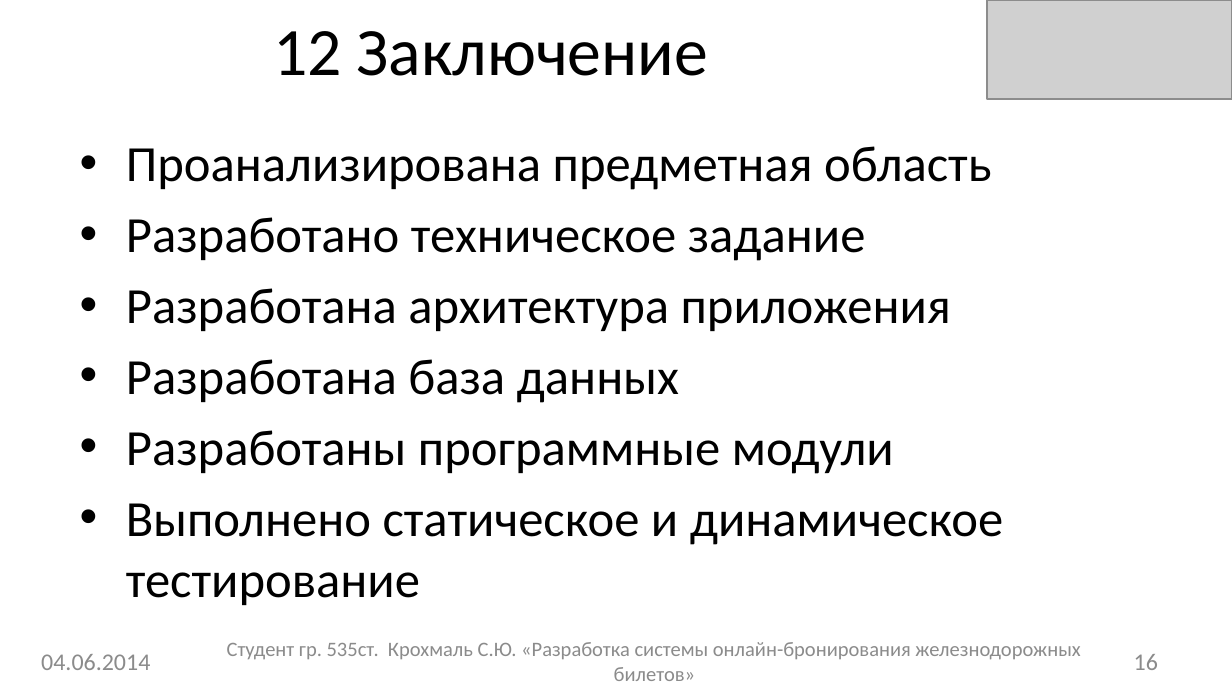
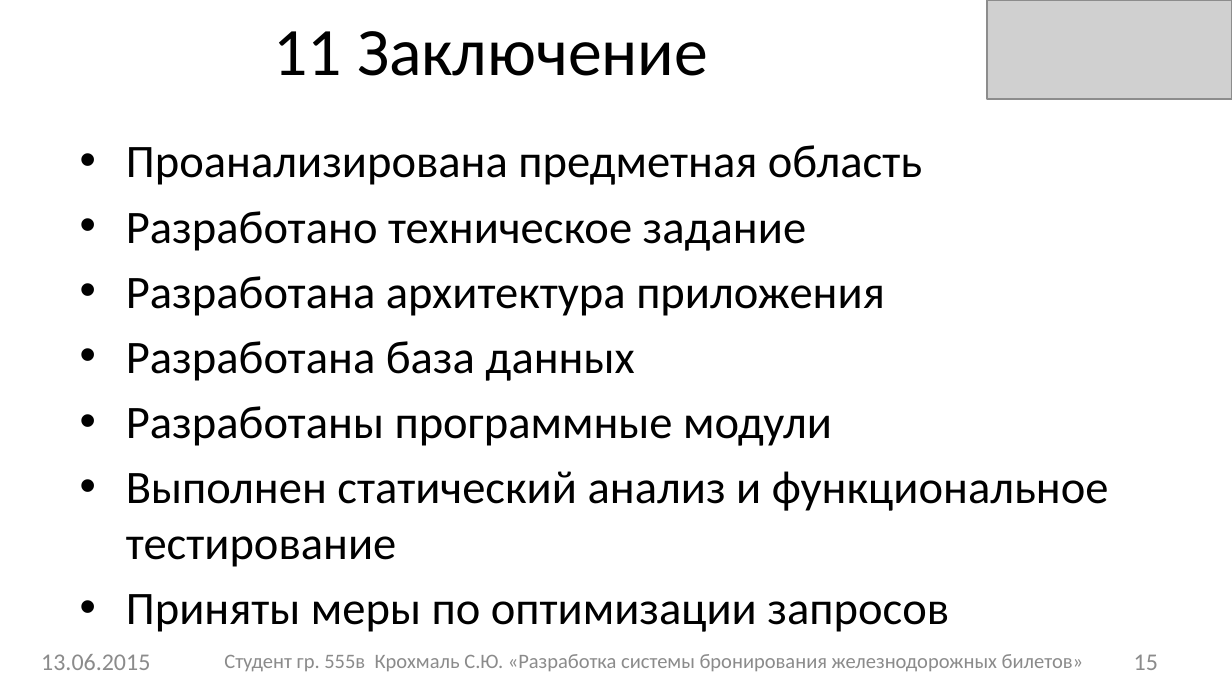
Before and after one commit to sergey-krokhmal/RailwayTicketBooking, a slide deck: slide 15 of Documentation/Презенташка.pptx (slide 16 before the commit). Drawn at 1232x693 pixels with LibreOffice and Linux fonts; fonts in the diff are those of the drawing; grey boxes stand for pictures. Boxes give left, top, right and bottom in pixels: in the first picture for what was removed or moved away, otherwise in the second. Text is boxed around its words. In the diff, an @@ line names an element or a change of style, - is before the commit and + after.

```diff
--- a/Documentation/Презенташка.pptx
+++ b/Documentation/Презенташка.pptx
@@ title at [273,31,708,76]: text changed @@
-12 Заключение
+11 Заключение
@@ text at [126,145,922,446]: size 29.6 to 27.2 pt in "Проанализирована предметная область", "Разработано техническое задание", "Разработана архитектура приложения", "Разработана база данных" and 1 more places @@
@@ text at [126,471,1109,632]: text changed; size 29.6 to 27.2 pt @@
-• Выполнено статическое и динамическое тестирование
+• Выполнен статический анализ и функциональное тестирование
+• Приняты меры по оптимизации запросов
@@ text at [41,654,150,670]: text changed @@
-04.06.2014
+13.06.2015
@@ text at [224,654,1083,672]: text changed @@
-Студент гр. 535ст. Крохмаль С.Ю. «Разработка системы онлайн-бронирования железнодорожных билетов»
+Студент гр. 555в Крохмаль С.Ю. «Разработка системы бронирования железнодорожных билетов»
@@ page number at [1134,654,1158,670]: text changed @@
-16
+15
```
Also in this commit, not shown: 14 other slides changed, 1 slide added, 2 slides removed, 26 other files.
